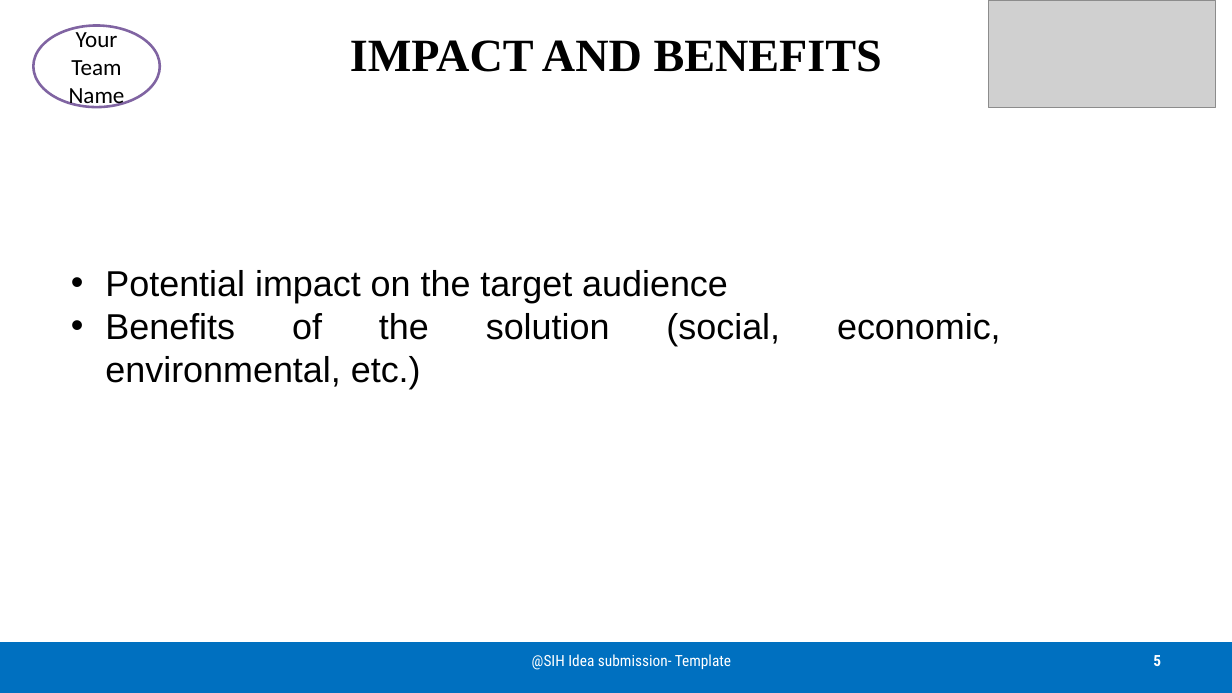
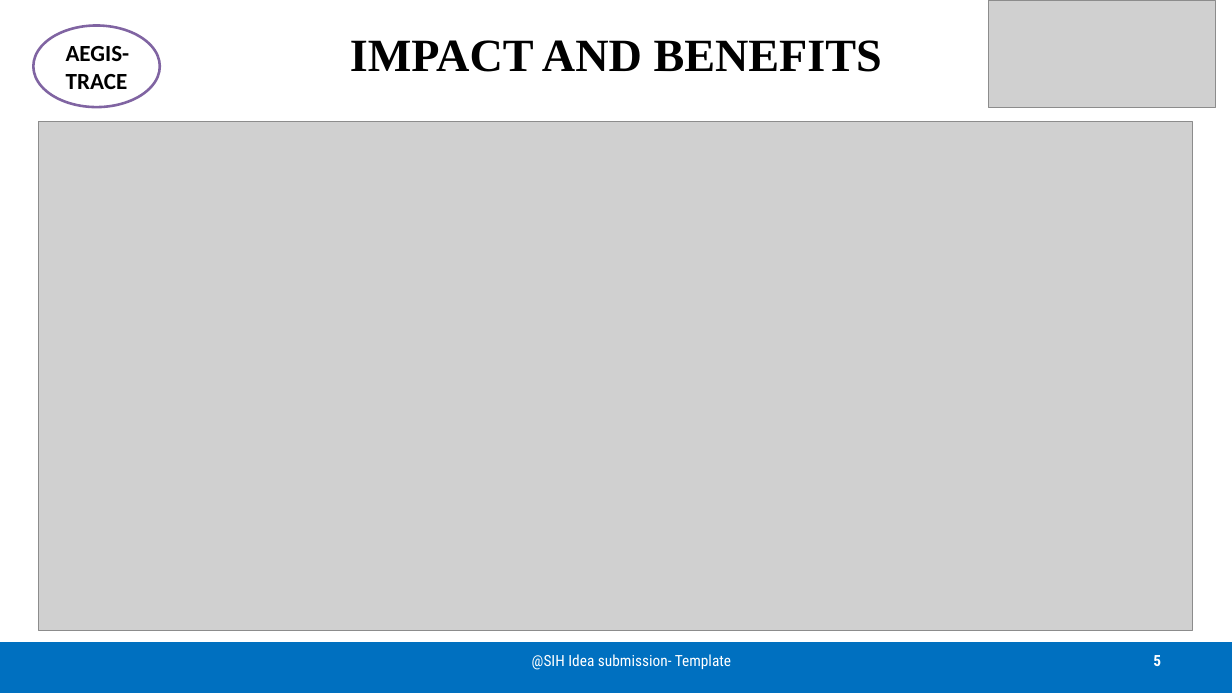
Before and after one commit to dathasaiswaroopgudimella-png/Crypto, a slide deck: slide 5 of sih ppt/SIH2026-IDEA-Presentation-Format.pptx. Drawn at 1232x693 pixels with LibreOffice and Linux fonts; fonts in the diff are those of the drawing; grey boxes stand for pictures. Boxes give left, top, right and bottom in pixels: in the first picture for what was removed or moved away, otherwise in the second. Text is boxed around its words. In the diff, an @@ line names an element or a change of style, - is before the commit and + after.

```diff
--- a/sih ppt/SIH2026-IDEA-Presentation-Format.pptx
+++ b/sih ppt/SIH2026-IDEA-Presentation-Format.pptx
@@ text in ellipse at box(66, 46, 130, 89): text changed; bold on @@
-Your Team Name
+AEGIS-TRACE
@@ picture added at box(39, 122, 1193, 630) @@
@@ text removed at box(105, 270, 780, 389) @@
-• Potential impact on the target audience
-• Benefits of the solution (social, economic, environmental, etc.)
```
Also in this commit, not shown: 5 other slides changed, 1 slide removed, 13 other files.
